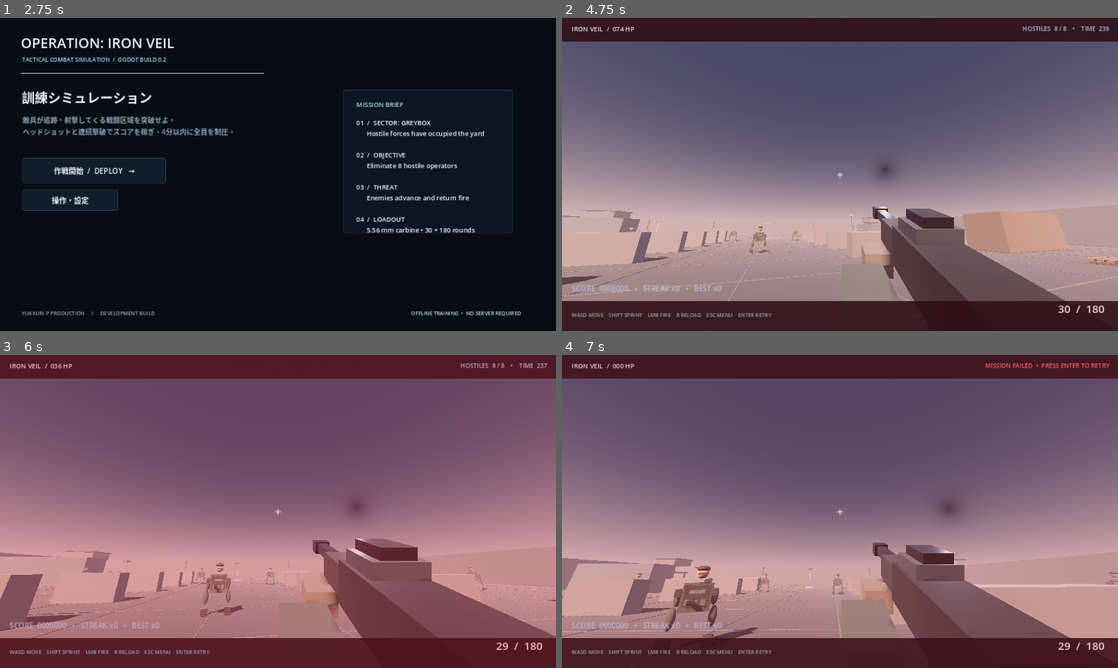
Above: before the commit, frames 1-4 (two rows, left to right).
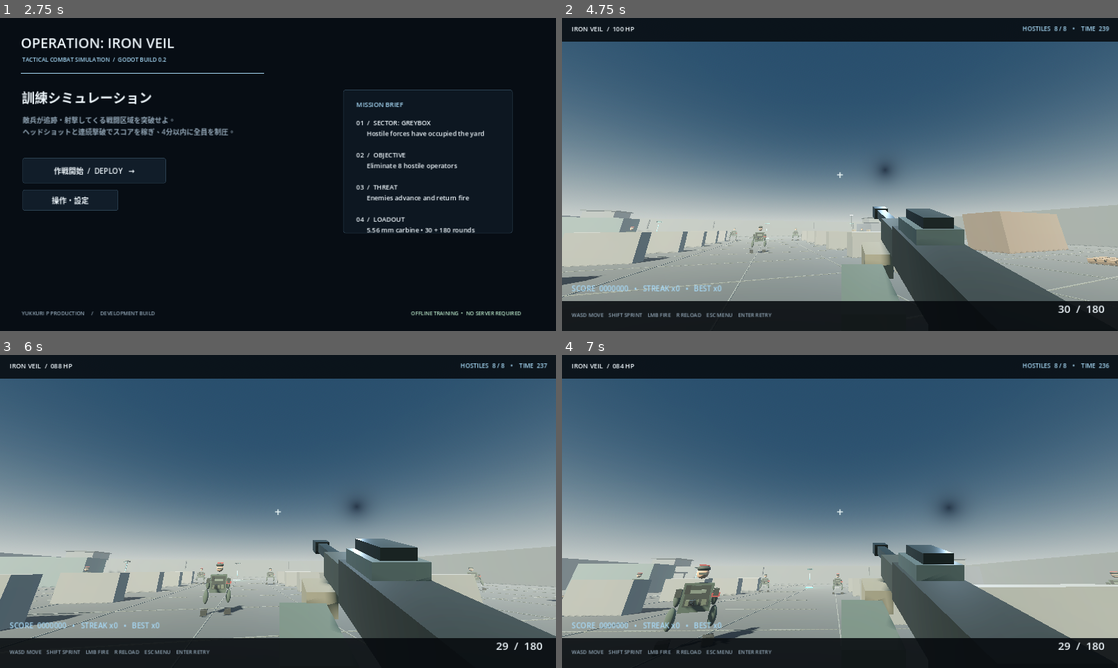
Above: after the commit, the same moments.

Repository: YukkuriP/Yukkuri-FPS2
Game: Godot game, scene res://scenes/main.tscn
Same seed, same stepped clock (60 frames per second), same inputs: the game is played once before the commit and once after it.
Inputs (mouse positions are in pixels of both pictures, inside the frame that each line leads up to):
- Up to frame 1 (2.75 s): tap Enter at 0.5, 1.35 s; move the mouse to (400, 158) at 0.52 s; hold D (move_right) 0.53-1.28 s; tap R at 0.6 s; click (400, 158) at 0.67 s; tap Space at 1.25 s; move the mouse to (166, 190) at 1.27 s; hold S (move_back) 1.28-2.03 s; move the mouse to (333, 105) at 2.02 s; hold D (move_right) from 2.03 s (still down); hold Shift from 2.03 s (still down)
- Up to frame 2 (4.75 s): release D (move_right) at 2.75 s; release Shift at 2.75 s; click "作戦開始 / DEPLOY →" at 2.75 s; move the mouse to (812, 237) at 3.52 s; hold W (move_forward) from 3.53 s (still down); tap R at 3.6 s; click (812, 237) at 3.67 s; move the mouse to (878, 177) at 4.27 s; tap Enter at 4.35 s
- Up to frame 3 (6 s): keep holding W (move_forward); move the mouse to (233, 508) at 5.02 s; tap Shift at 5.1 s; move the mouse to (283, 511) at 5.77 s; tap R at 5.85 s; click (283, 511) at 5.92 s
- Up to frame 4 (7 s): move the mouse to (817, 505) at 6.52 s; release W (move_forward) at 6.53 s; hold D (move_right) from 6.53 s (still down); tap Enter at 6.6 s

Frame 1 is identical in both runs. In frame 2, 67% of the frame differs, in the area x 0-100%, y 0-100%; in frame 3, 100%; in frame 4, 100%.

Commit message:
Improve hostile readability and tune offline combat difficulty

Diff:
--- a/scripts/main.gd
+++ b/scripts/main.gd
@@ -537,7 +537,7 @@
 	body.set_meta("health", 100)
 	body.set_meta("root_target", soldier)
 	body.set_meta("is_enemy", true)
-	soldier.set_meta("attack_cooldown", 0.8 + float(number % 3) * 0.45)
+	soldier.set_meta("attack_cooldown", 1.4 + float(number % 3) * 0.55)
 	soldier.add_child(body)
 	var collision := CollisionShape3D.new()
 	var capsule := CapsuleShape3D.new()
@@ -557,6 +557,8 @@
 	_add_soldier_part(body, SphereMesh.new(), Vector3(0, 1.72, 0), Vector3(0.27, 0.29, 0.25), skin)
 	_add_soldier_part(body, SphereMesh.new(), Vector3(0, 1.84, 0), Vector3(0.31, 0.16, 0.29), helmet)
 	_add_soldier_part(body, BoxMesh.new(), Vector3(0, 1.70, -0.13), Vector3(0.17, 0.055, 0.045), _make_material(Color("#3a4541")))
+	_add_soldier_part(body, BoxMesh.new(), Vector3(-0.39, 1.17, -0.08), Vector3(0.19, 0.10, 0.20), _make_material(Color("#8e3434"), 0.65, 0.05))
+	_add_soldier_part(body, BoxMesh.new(), Vector3(0, 1.92, -0.02), Vector3(0.24, 0.035, 0.12), _make_material(Color("#9c3c3c"), 0.5, 0.0))
 	for side in [-1.0, 1.0]:
 		_add_soldier_part(body, CapsuleMesh.new(), Vector3(side * 0.39, 1.13, 0), Vector3(0.16, 0.43, 0.16), uniform)
 		_add_soldier_part(body, CapsuleMesh.new(), Vector3(side * 0.43, 0.65, 0.015), Vector3(0.19, 0.51, 0.19), uniform)
@@ -671,6 +673,7 @@
 		hud_label.text = "IRON VEIL  /  %03d HP" % health
 	if is_instance_valid(ammo_label):
 		ammo_label.text = "RELOADING" if reloading else "%02d  /  %03d" % [ammo, reserve_ammo]
+		ammo_label.add_theme_color_override("font_color", RED if ammo <= 5 and not reloading else TEXT)
 	if is_instance_valid(status_label):
 		if mission_failed:
 			status_label.text = "MISSION FAILED  •  PRESS ENTER TO RETRY"
@@ -836,6 +839,17 @@
 	tween.tween_property(flash, "light_energy", 0.0, 0.12)
 	tween.tween_callback(flash.queue_free)
 
+func _spawn_enemy_flash(position: Vector3) -> void:
+	var flash := OmniLight3D.new()
+	flash.light_color = Color("#ff563e")
+	flash.light_energy = 1.8
+	flash.omni_range = 3.2
+	flash.global_position = position
+	world.add_child(flash)
+	var tween := create_tween()
+	tween.tween_property(flash, "light_energy", 0.0, 0.09)
+	tween.tween_callback(flash.queue_free)
+
 func _damage_player(amount: int) -> void:
 	if mission_complete or mission_failed:
 		return
@@ -870,8 +884,9 @@
 			var move_step := minf(distance - 6.5, (1.15 + float(i % 3) * 0.18) * delta)
 			target.global_position += to_player.normalized() * move_step
 		var cooldown := float(target.get_meta("attack_cooldown", 1.0)) - delta
-		if distance < 24.0 and cooldown <= 0.0:
-			_damage_player(6 + (i % 3) * 2)
-			cooldown = 1.0 + float(i % 3) * 0.25
+		if distance < 19.0 and cooldown <= 0.0:
+			_spawn_enemy_flash(target.global_position + Vector3(0, 1.35, 0))
+			_damage_player(4 + (i % 3) * 2)
+			cooldown = 1.6 + float(i % 3) * 0.45
 		target.set_meta("attack_cooldown", cooldown)
 	_update_hud()
